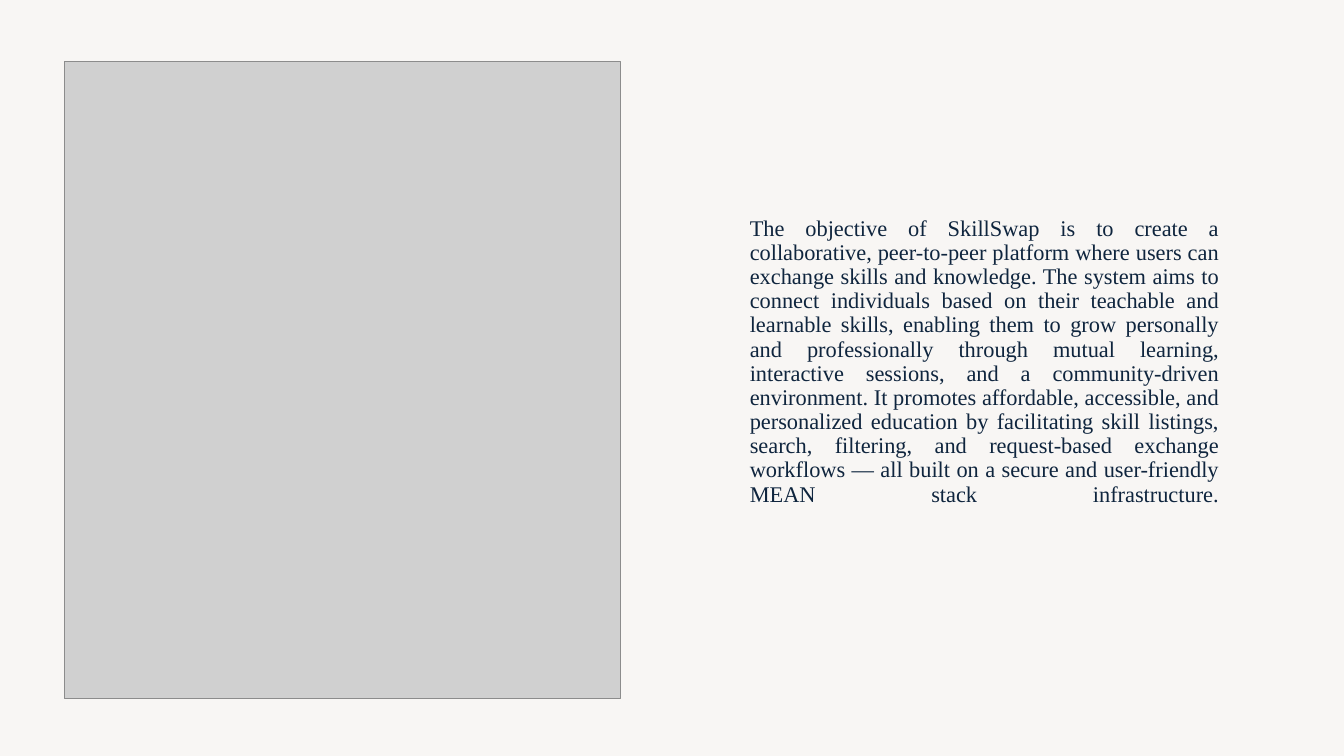
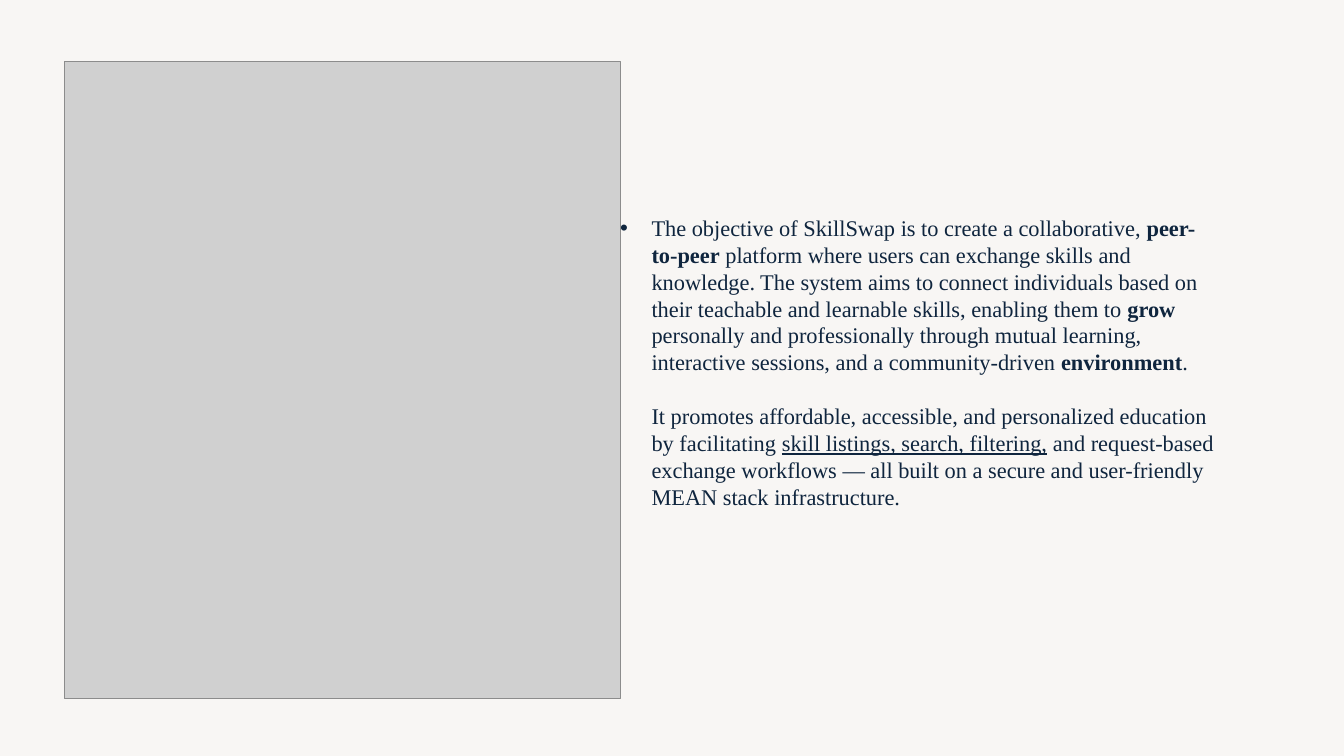
Before and after one commit to arnoldhere/Skill-Swap, a slide deck: slide 4 of doc/SkillSwap.pptx (slide 5 before the commit). Drawn at 1344x756 pixels with LibreOffice and Linux fonts; fonts in the diff are those of the drawing; grey boxes stand for pictures. Boxes give left, top, right and bottom in pixels: in the first picture for what was removed or moved away, otherwise in the second. Text is boxed around its words. In the diff, an @@ line names an element or a change of style, - is before the commit and + after.

```diff
--- a/doc/SkillSwap.pptx
+++ b/doc/SkillSwap.pptx
@@ title "The objective of SkillSwap is ...": place and size @@
-title "The objective of SkillSwap is ..." at (750,220,1219,503)
+title "The objective of SkillSwap is ..." at (652,220,1214,506)
@@ title "The objective of SkillSwap is ..." at (652,220,1214,506): bold on in "peer-to-peer grow environment."; underline on in "skill listings, search, filtering,"; alignment justified to left; bullet none to •; line spacing 0.9 to 1 @@
```
Also in this commit, not shown: 6 other slides changed, 1 slide removed, 2 other files.
